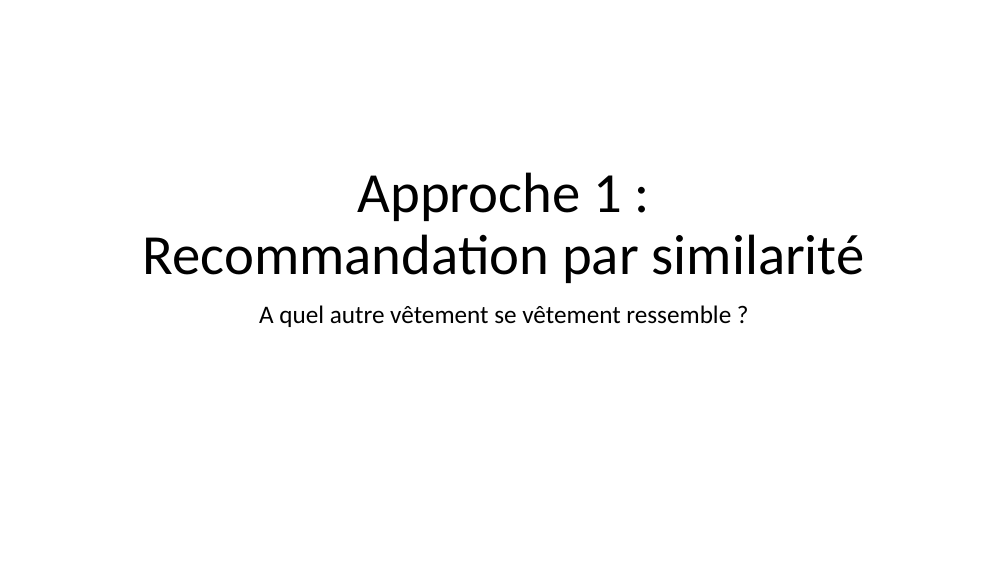
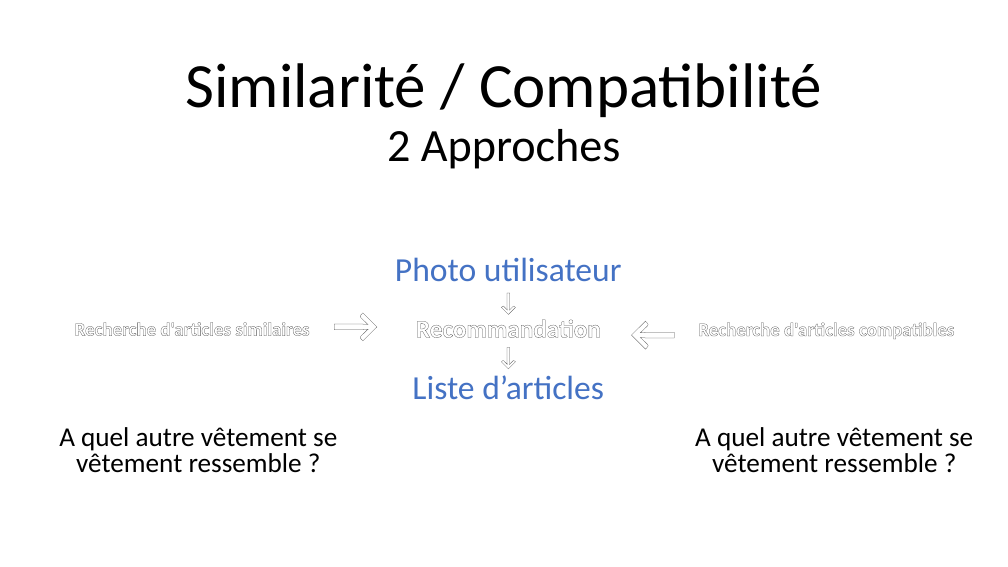
Before and after one commit to Ace4teaM/OCR-FashionInsta, a slide deck: slide 5 of ROI.pptx (slide 9 before the commit). Drawn at 1008x567 pixels with LibreOffice and Linux fonts; fonts in the diff are those of the drawing. Boxes give left, top, right and bottom in pixels: in the first picture for what was removed or moved away, otherwise in the second. Text is boxed around its words. In the diff, an @@ line names an element or a change of style, - is before the commit and + after.

Commit message:
améliore l'approche plus verbale (moins technique) de la présentation

```diff
--- a/ROI.pptx
+++ b/ROI.pptx
@@ title at bbox=[185, 63, 822, 169]: text changed; size 54 to 60 pt @@
-Approche 1 :
-Recommandation par similarité
+Similarité / Compatibilité
+2 Approches
@@ text added at bbox=[395, 257, 622, 400], 32 pt, text #4472C4 @@
+Photo utilisateur
+↓
+Recommandation
+↓
+Liste d’articles
@@ text added at bbox=[322, 288, 376, 357], 48 pt, text #FFFFFF, bold @@
+↓
@@ text added at bbox=[75, 322, 309, 336], 18 pt, text #FFFFFF, bold @@
+Recherche d'articles similaires
@@ text added at bbox=[634, 305, 687, 374], 48 pt, text #FFFFFF, bold @@
+↓
@@ text added at bbox=[698, 322, 954, 339], 18 pt, text #FFFFFF, bold @@
+Recherche d'articles compatibles
@@ subtitle "A quel autre vêtement se ...": place and size @@
-subtitle "A quel autre vêtement se ..." at bbox=[259, 305, 731, 327]
+subtitle "A quel autre vêtement se ..." at bbox=[59, 427, 337, 473]
@@ subtitle "A quel autre vêtement se ..." at bbox=[59, 427, 337, 473]: size 24 to 25.9 pt; line spacing 0.9 to 0.8 @@
@@ text added at bbox=[695, 427, 973, 473], 25.9 pt, text #000000 @@
+A quel autre vêtement se vêtement ressemble ?
```
Also in this commit, not shown: 3 other slides changed, 4 slides added, 19 slides removed, 2 other files.
